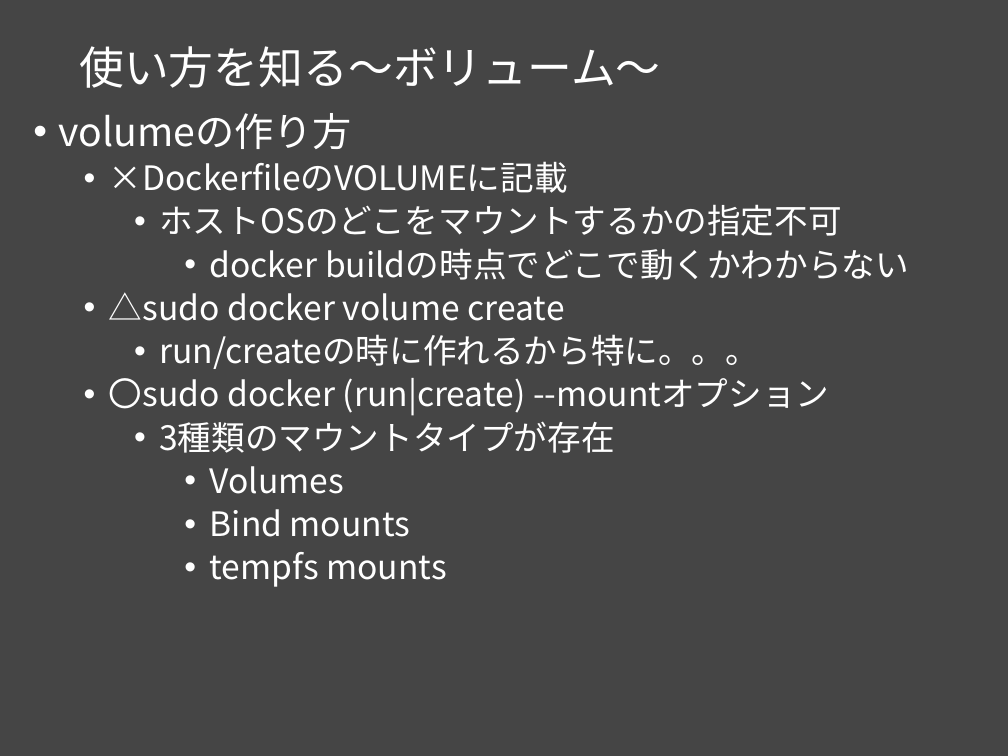
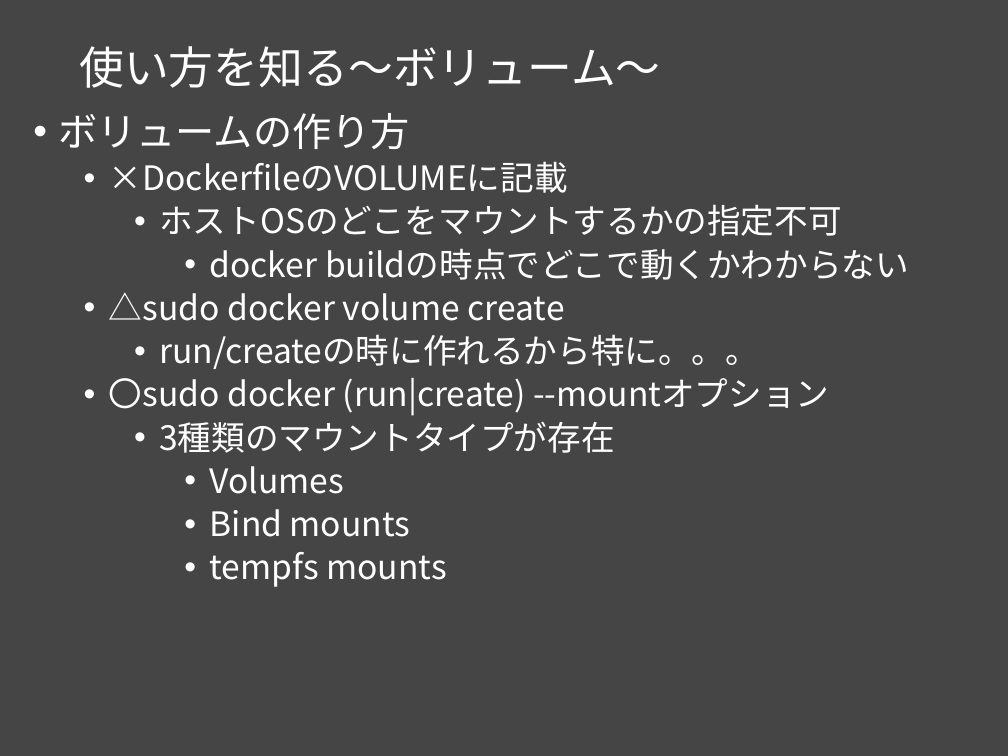
Before and after one commit to msntts/workshop_docker, a slide deck: slide 25 of docker勉強会Vol1.pptx (slide 24 before the commit). Drawn at 1008x756 pixels with LibreOffice and Linux fonts; fonts in the diff are those of the drawing. Boxes give left, top, right and bottom in pixels: in the first picture for what was removed or moved away, otherwise in the second. Text is boxed around its words. In the diff, an @@ line names an element or a change of style, - is before the commit and + after.

```diff
--- a/docker勉強会Vol1.pptx
+++ b/docker勉強会Vol1.pptx
@@ text at [58, 113, 409, 149]: text changed @@
-• volumeの作り方
+• ボリュームの作り方
```
Also in this commit, not shown: 2 other slides changed, 2 slides added.
